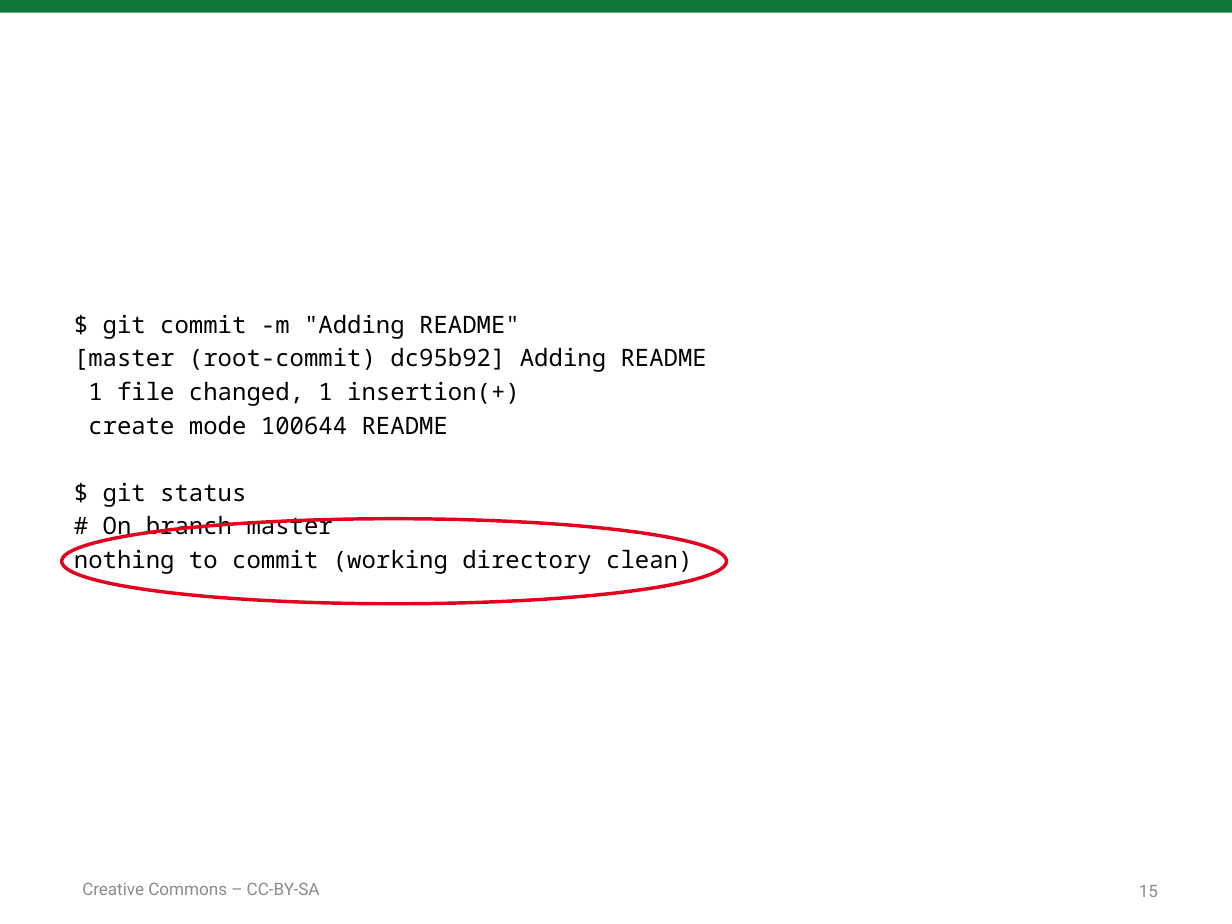
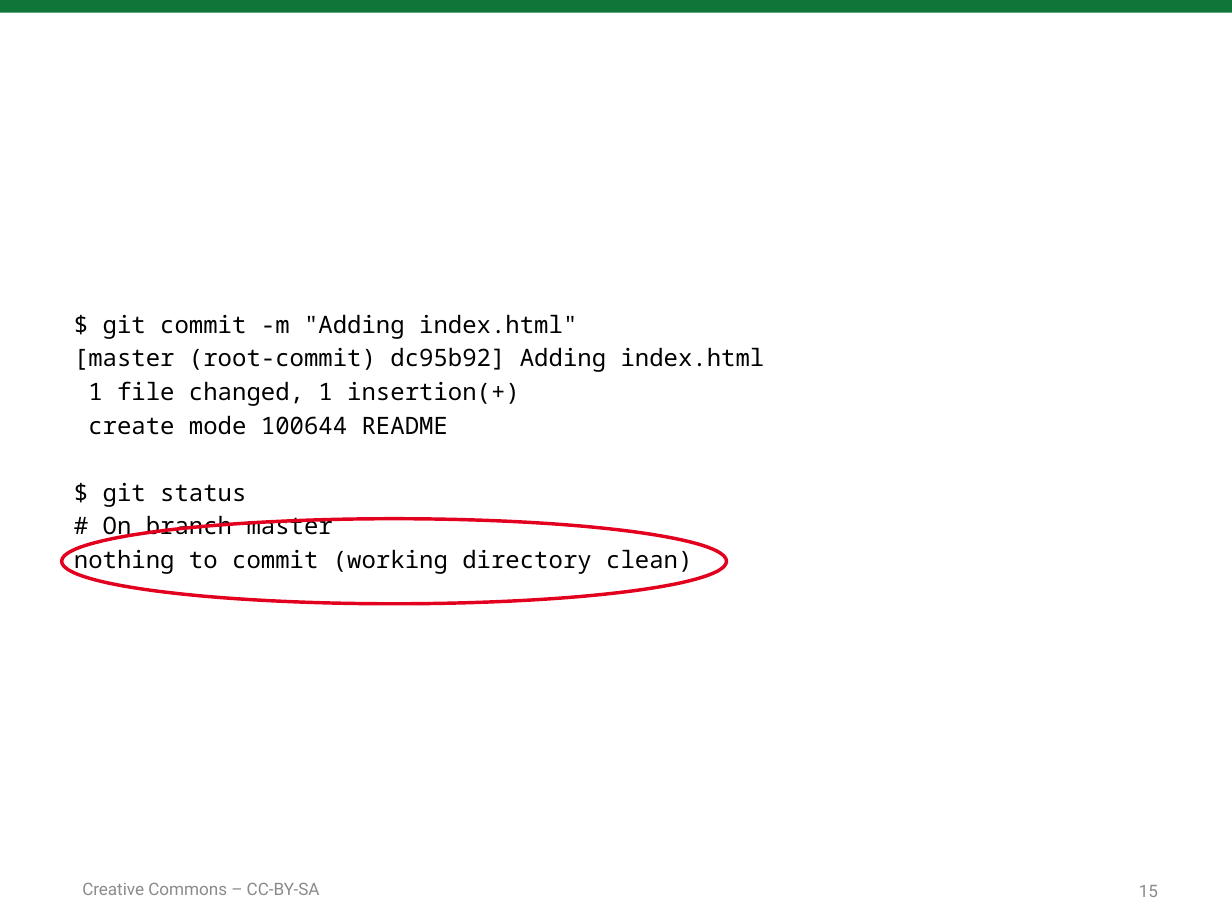
Before and after one commit to sarfata/4hggt, a slide deck: slide 15 of 4Hour-Git-And-GitHub-Training.pptx. Drawn at 1232x924 pixels with LibreOffice and Linux fonts; fonts in the diff are those of the drawing. Boxes give left, top, right and bottom in pixels: in the first picture for what was removed or moved away, otherwise in the second. Text is boxed around its words. In the diff, an @@ line names an element or a change of style, - is before the commit and + after.

```diff
--- a/4Hour-Git-And-GitHub-Training.pptx
+++ b/4Hour-Git-And-GitHub-Training.pptx
@@ text at (74, 314, 765, 372): text changed @@
-$ git commit -m "Adding README"
-[master (root-commit) dc95b92] Adding README
+$ git commit -m "Adding index.html"
+[master (root-commit) dc95b92] Adding index.html
```
Also in this commit, not shown: 2 other slides changed.
